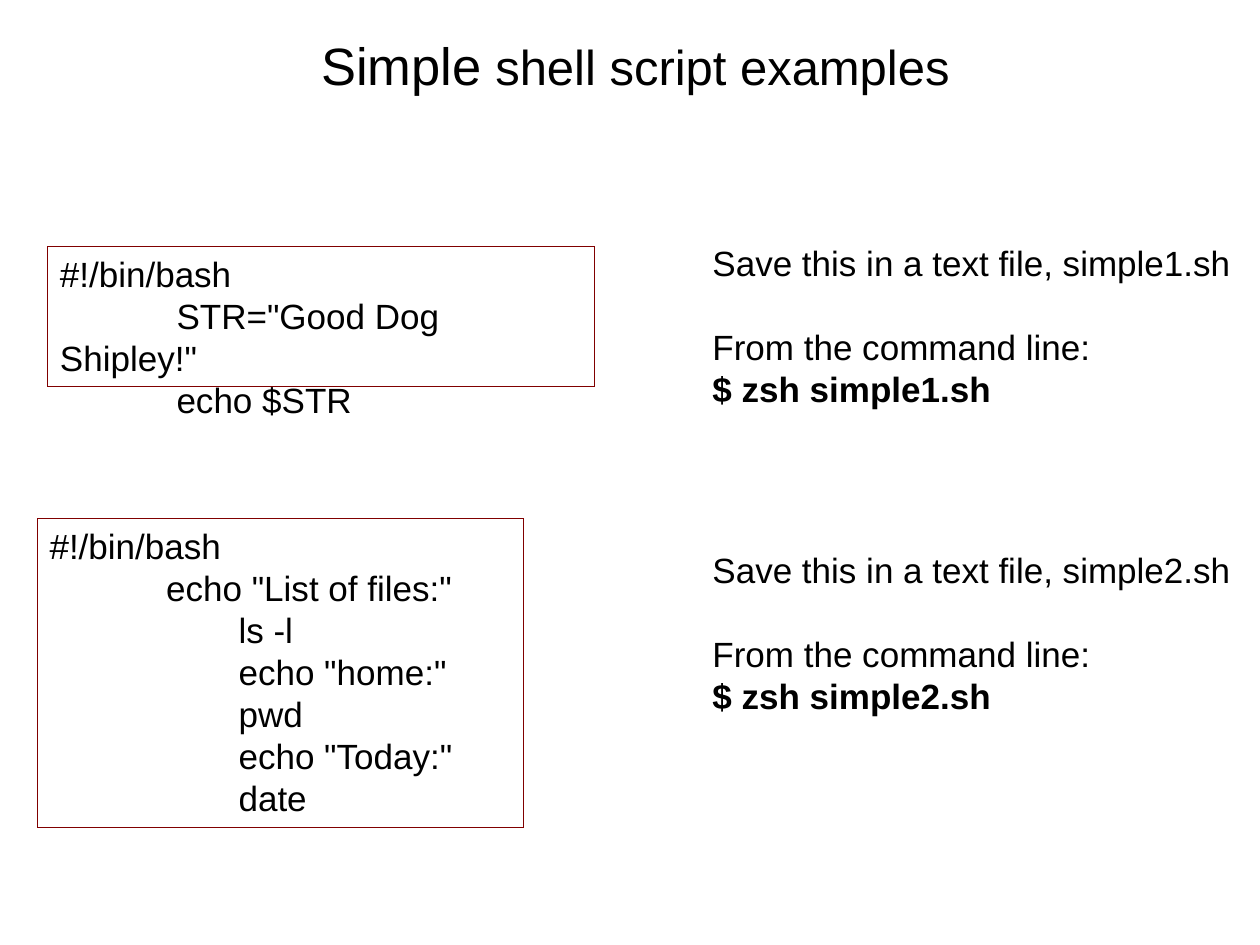
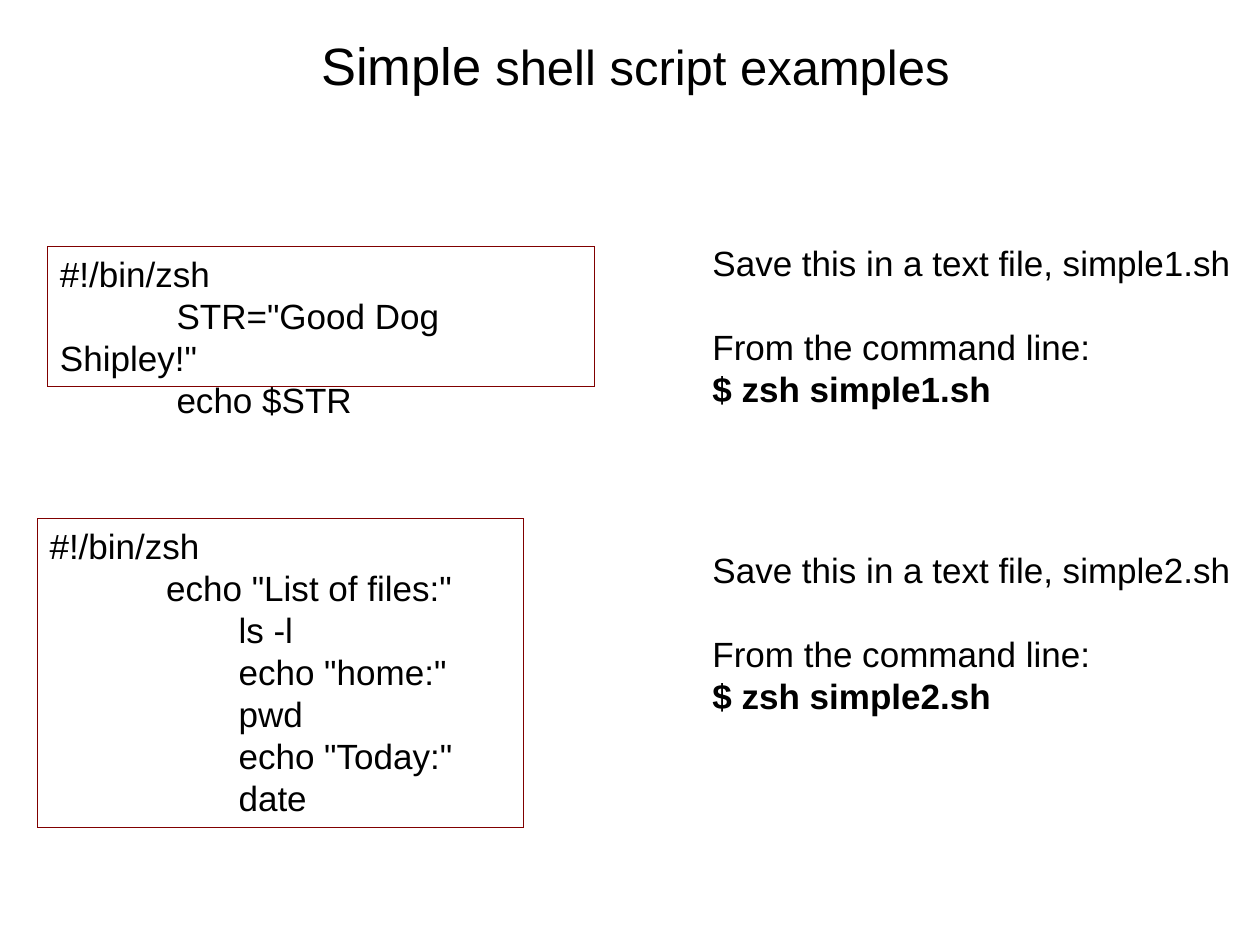
Before and after one commit to tparchman/F25_BIOL792, a slide deck: slide 15 of week3_unixIII/week3.pptx. Drawn at 1260x945 pixels with LibreOffice and Linux fonts; fonts in the diff are those of the drawing. Boxes give left, top, right and bottom in pixels: in the first picture for what was removed or moved away, otherwise in the second. Text is boxed around its words. In the diff, an @@ line names an element or a change of style, - is before the commit and + after.

```diff
--- a/week3_unixIII/week3.pptx
+++ b/week3_unixIII/week3.pptx
@@ text in rectangle at (x1=60, y1=261, x2=210, y2=288): text changed @@
-#!/bin/bash
+#!/bin/zsh
@@ text in rectangle at (x1=50, y1=533, x2=200, y2=560): text changed @@
-#!/bin/bash
+#!/bin/zsh
```
Also in this commit, not shown: 3 other slides changed.
